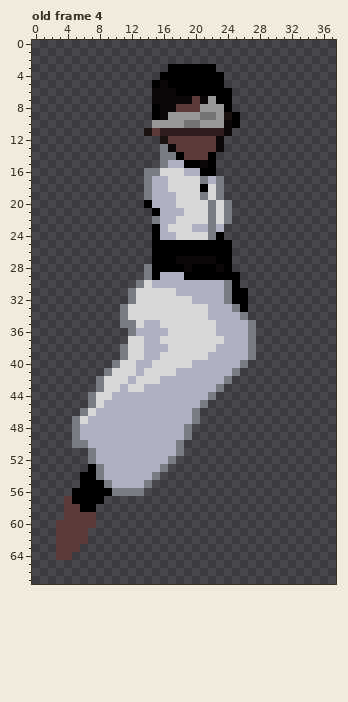
Pixel-art file: Assets/Raw Files/Sprite-0002.aseprite. The picture above is the old version.
38x68 pixels, 6 frames. Colours within 5 levels of each other are drawn and written as one. Shown: old frame 4. The commit also changed other frames, which this record leaves out.
Now the later version:
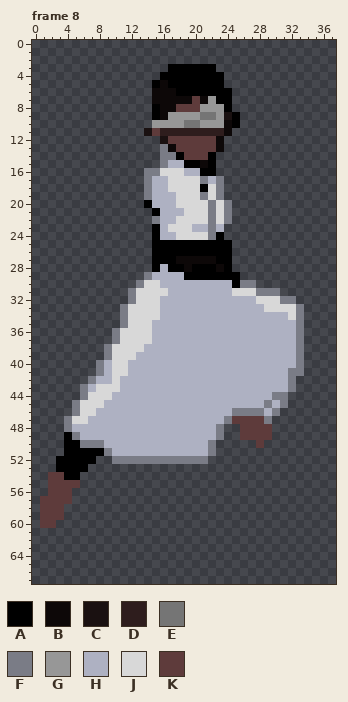
Palette (. is transparent): A #000000  B #0d0808  C #1a1111  D #2e1d1d  E #757575  F #7a7c86  G #979797  H #aeb1c2  J #d8d8d8  K #5e3b3b
A new or re-ordered frame is compared with the old frame closest to it.
What changed:
frames 6 -> 8
--- frame 8 is new; against old frame 4, layer "Layer 4"
@@ x 0..37 @@
 27 ...............AAABBBBBAA.............
-28 ..............FAAAABAAABA.............
-29 ..............FAHHHAAAAAAA............
-30 .............FJHHHHHHHHHFA............
-31 ............FJJJJJHHHHHHFAA...........
-32 ............FJJJJJJJHHHHFAA...........
-33 ...........FJJJJJJJJJJHHHFA...........
-34 ...........FJJJJJJJJJJHHHHF...........
-35 ...........FFJHHJJJJJJJHHHHF..........
-36 ............FHHHHJJJJJJHHHHF..........
-37 ............JJHHJJJJJJJJHHHF..........
-38 ...........FJJHHHJJJJJJHHHHF..........
-39 ...........FJJHHJJJJJJHHHHHF..........
-40 ..........FJJHHJJJJJHHHHHHF...........
-41 .........FJJJHJJJJHHHHHHHF............
-42 ........FJJJHJJJHHHHHHHHF.............
-43 ........FJJHJJHHHHHHHHHF..............
-44 .......FJJHHHHHHHHHHHHF...............
-45 .......FJHHHHHHHHHHHHF................
-46 ......FJHHHHHHHHHHHHF.................
-47 .....FJHHHHHHHHHHHHHF.................
-48 .....FHHHHHHHHHHHHHF..................
-49 .....FHHHHHHHHHHHHHF..................
-50 .....FFHHHHHHHHHHHF...................
-51 .......FHHHHHHHHHHF...................
-52 .......FHHHHHHHHHF....................
-53 .......AFHHHHHHHF.....................
-54 ......AAFHHHHHHF......................
-55 ......AAAFHHHHF.......................
-56 .....AAAAAFFFF........................
-57 ....KAAAA.............................
-58 ....KKAA..............................
-59 ....KKKK..............................
-60 ...KKKKK..............................
-61 ...KKKK...............................
-62 ...KKKK...............................
-63 ...KKK................................
-64 ...KK.................................
+28 ...............AHAABAAABA.............
+29 ..............FHHHHAAAAAAA............
+30 .............FJJHHHHHHHHHAFF..........
+31 ............FJJJJHHHHHHHHJJJFFF.......
+32 ............FJJJHHHHHHHHHHHHJJJFF.....
+33 ...........FJJJJHHHHHHHHHHHHHJJJJF....
+34 ...........FJJJJHHHHHHHHHHHHHHHHJF....
+35 ...........FJJJHHHHHHHHHHHHHHHHHHF....
+36 ..........FJJJJHHHHHHHHHHHHHHHHHHF....
+37 ..........FJJJJHHHHHHHHHHHHHHHHHHF....
+38 .........FJJJJHHHHHHHHHHHHHHHHHHHF....
+39 .........FJJJHHHHHHHHHHHHHHHHHHHHF....
+40 ........FHJJHHHHHHHHHHHHHHHHHHHHHF....
+41 ........FHJJHHHHHHHHHHHHHHHHHHHHFF....
+42 .......FHHJHHHHHHHHHHHHHHHHHHHHHF.....
+43 ......FHJJJHHHHHHHHHHHHHHHHHHHHHF.....
+44 ......FJJJHHHHHHHHHHHHHHHHHHHHFF......
+45 .....FJJJHHHHHHHHHHHHHHHHHHHHFHF......
+46 .....FJJHHHHHHHHHHHHHHHHHFFFFHF.......
+47 ....FJJHHHHHHHHHHHHHHHHHFKKKKF........
+48 ....FHHHHHHHHHHHHHHHHHHF..KKKK........
+49 ....AFHHHHHHHHHHHHHHHHHF..KKKK........
+50 ....AAFFFHHHHHHHHHHHHHF.....K.........
+51 ....AAAAAFHHHHHHHHHHHHF...............
+52 ...AAAAA..FFFFFFFFFFFF................
+53 ...AAAA...............................
+54 ..KKAA................................
+55 ..KKKK................................
+56 ..KKK.................................
+57 .KKKK.................................
+58 .KKK..................................
+59 .KKK..................................
+60 .KK...................................
+61 ......................................
+62 ......................................
+63 ......................................
+64 ......................................
 65 ......................................
